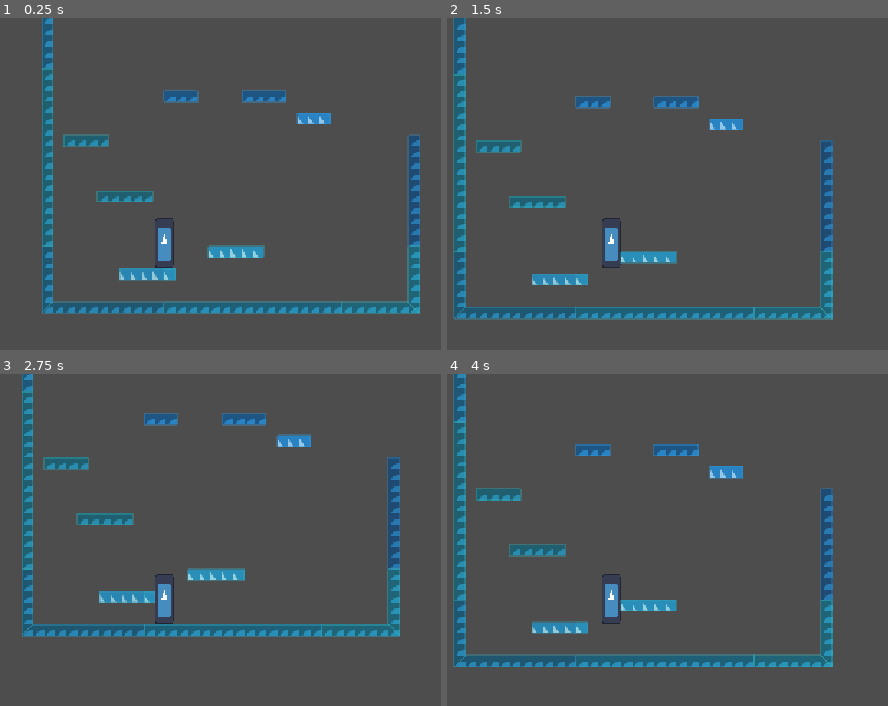
Above: before the commit, frames 1-4 (two rows, left to right).
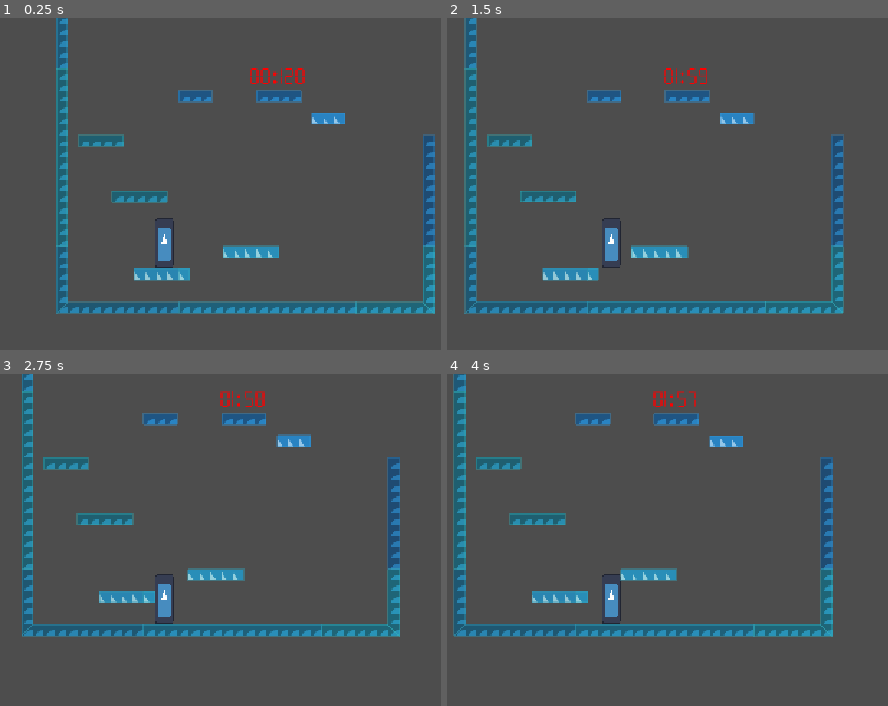
Above: after the commit, the same moments.

Repository: rings-of-saturn/GMTKJam26-Game
Game: Godot game, scene res://scenes/main.tscn
Two runs of this game, one before a commit and one after it. Both use one fixed random seed, a clock stepped at 60 frames per second and the inputs below. The engine's default icon, where the game draws it, is replaced by a stand-in: a white triangle on a blue panel in a dark square.
Inputs:
- Up to frame 1 (0.25 s): no input
- Up to frame 2 (1.5 s): tap Enter at 0.5 s; hold Right (player_right) from 0.53 s (still down); tap Space (player_jump) at 0.77 s
- Up to frame 3 (2.75 s): tap Space (player_jump) at 1.52 s; release Right (player_right) at 2.03 s; hold Left (player_left) from 2.03 s (still down)
- Up to frame 4 (4 s): tap Space (player_jump) at 2.75, 3.02, 3.77 s; release Left (player_left) at 2.78 s; hold Right (player_right) from 2.78 s (still down)

The runs differ from the first frame. In frame 1, 11% of the frame differs, in the area x 9-99%, y 0-90%; in frame 2, 16%, in the area x 1-91%, y 0-91%; in frame 3, 0.3%; in frame 4, 14%.

Commit message:
Added a countdown timer

Diff:
--- /dev/null
+++ b/scenes/countdown.tscn
@@ -0,0 +1,27 @@
+[gd_scene format=3 uid="uid://dv8bgcny7c665"]
+
+[ext_resource type="Script" uid="uid://c0yyq3mrbqh1s" path="res://scripts/countdown.gd" id="1_c4awr"]
+[ext_resource type="FontFile" uid="uid://bu6wt63v3m8fw" path="res://fonts/Seven Segment.ttf" id="2_0xc00"]
+
+[node name="Countdown" type="Sprite2D" unique_id=1833679629]
+script = ExtResource("1_c4awr")
+
+[node name="RichTextLabel" type="RichTextLabel" parent="." unique_id=579906080]
+anchors_preset = -1
+anchor_right = 0.5
+anchor_bottom = 1.0
+offset_left = 23.0
+offset_top = -319.0
+offset_right = 260.5
+offset_bottom = -193.0
+theme_override_fonts/normal_font = ExtResource("2_0xc00")
+theme_override_fonts/bold_font = ExtResource("2_0xc00")
+theme_override_font_sizes/normal_font_size = 32
+theme_override_font_sizes/bold_font_size = 64
+bbcode_enabled = true
+text = "[color=red]00[b]:[/b]00[/color]"
+horizontal_alignment = 1
+vertical_alignment = 1
+
+[node name="Timer" type="Timer" parent="." unique_id=225237957]
+autostart = true
--- a/scenes/main.tscn
+++ b/scenes/main.tscn
@@ -2,6 +2,7 @@
 
 [ext_resource type="PackedScene" uid="uid://dxyhlc0segtnx" path="res://scenes/player.tscn" id="1_0wfyh"]
 [ext_resource type="Texture2D" uid="uid://bi1a140corwcb" path="res://icon.svg" id="1_ig7tw"]
+[ext_resource type="PackedScene" uid="uid://dv8bgcny7c665" path="res://scenes/countdown.tscn" id="3_sugp2"]
 
 [sub_resource type="TileSetAtlasSource" id="TileSetAtlasSource_0xm2m"]
 texture = ExtResource("1_ig7tw")
@@ -152,3 +153,8 @@
 collision_visibility_mode = 1
 
 [node name="Player2" parent="." unique_id=465695460 instance=ExtResource("1_0wfyh")]
+position = Vector2(-21, -8)
+JUMP_VELOCITY = 120
+JUMP_HOLD_VELOCITY = 12
+
+[node name="Countdown" parent="." unique_id=1833679629 instance=ExtResource("3_sugp2")]
--- /dev/null
+++ b/scripts/countdown.gd
@@ -0,0 +1,49 @@
+extends Sprite2D
+
+@export var TIMER_MAX = 120
+
+var timer
+var text
+var time_passed = 0
+
+# Called when the node enters the scene tree for the first time.
+func _ready() -> void:
+	timer = get_node("Timer")
+	timer.timeout.connect(_on_timer_timeout)
+	text = get_node("RichTextLabel")
+
+
+# Called every frame. 'delta' i	s the elapsed time since the previous frame.
+func _process(delta: float) -> void:
+	text.text = turn_timer_to_text(TIMER_MAX, time_passed)
+
+
+
+func _on_timer_timeout():
+	time_passed += 1
+
+func turn_timer_to_text(timer_max, current_time):
+	var return_text = ""
+	var modified_time = timer_max - current_time
+	var minutes = 0
+	if(seconds_to_minutes(modified_time)):
+		minutes = seconds_to_minutes(modified_time)
+	var seconds = modified_time
+	if(seconds_to_minutes(modified_time)):
+		seconds = modified_time - (seconds_to_minutes(modified_time)*60)
+
+	var minutes_0 = ""
+	if(minutes < 10):
+		minutes_0 = "0"
+
+	var seconds_0 = ""
+	if(seconds < 10):
+		seconds_0 = "0"
+
+	return_text = "[color=red]" + minutes_0 + "%s[b]:[/b]" % minutes + seconds_0 + "%s" % seconds
+
+	return return_text
+
+func seconds_to_minutes(seconds):
+	if(seconds % 60):
+		return floor(seconds/60)
Binary file added: fonts/Seven Segment.ttf
Not shown, added: fonts/Seven Segment.ttf.import
Not shown, added: scripts/countdown.gd.uid
